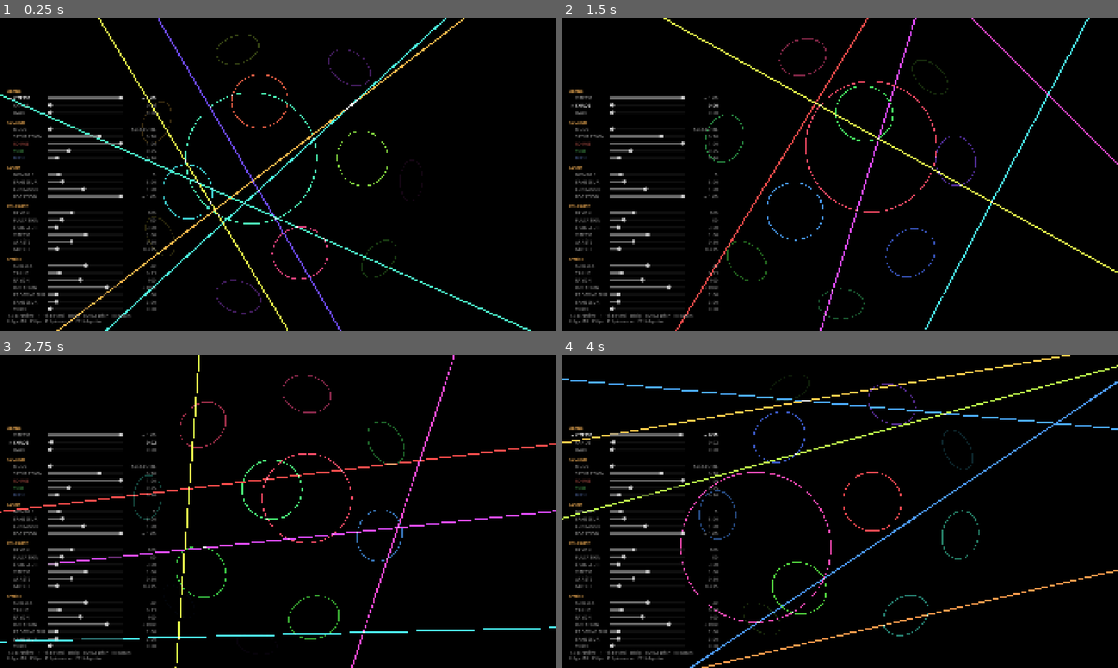
Above: before the commit, frames 1-4 (two rows, left to right).
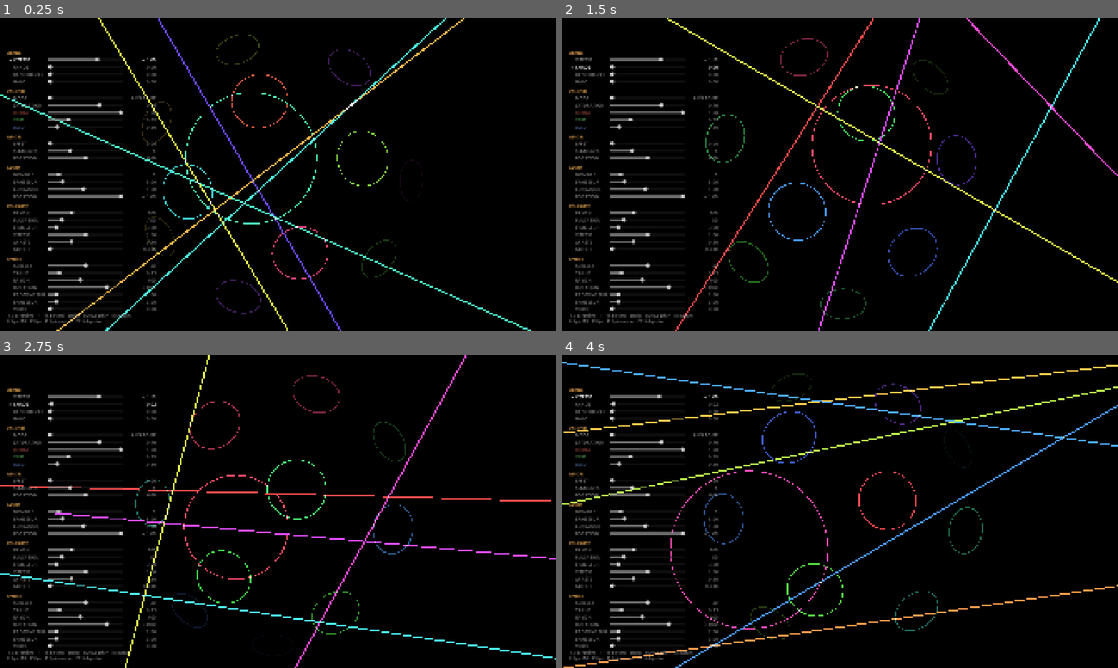
Above: after the commit, the same moments.

Repository: yo1frenchtoast/deferlante-vj
Game: Godot game, scene res://scenes/main.tscn
Same seed, same stepped clock (60 frames per second), same inputs: the game is played once before the commit and once after it.
Inputs:
- Up to frame 1 (0.25 s): no input
- Up to frame 2 (1.5 s): tap Enter at 0.5 s; hold Right 0.53-1.28 s; tap H at 0.6 s; tap Space at 0.77 s; hold Down from 1.28 s (still down); tap R at 1.35 s
- Up to frame 3 (2.75 s): tap Space at 1.52 s; release Down at 2.03 s; hold Right from 2.03 s (still down); tap H at 2.1 s
- Up to frame 4 (4 s): release Right at 2.78 s; hold Up 2.78-3.53 s; tap R at 2.85 s; tap Space at 3.02, 3.77 s; hold Left from 3.53 s (still down); tap H at 3.6 s

The runs differ from the first frame. In frame 1, 1.5% of the frame differs, in the area x 1-29%, y 10-75%; in frame 2, 5.3%; in frame 3, 6.6%; in frame 4, 7.3%, in the area x 0-100%, y 0-100%.

Commit message:
Kaléidoscope, pilote automatique, et démarrage sobre
Deux effets et deux ajustements de réglage.

Miroir : une passe plein écran replie l'image en parts symétriques, sur le
rendu déjà dessiné plutôt qu'en dupliquant la géométrie — le coût ne dépend
pas du nombre de traits. Le calque est au-dessus des visuels mais sous le
panneau, sinon les sliders seraient démultipliés eux aussi.

Randomizer : toutes les 1 à 12 secondes, un ou deux réglages sont repiochés
vers le milieu de leur plage. Vitesse, halo, saturation et couleurs lui
échappent : ce sont des décisions liées à la salle ou au morceau, pas des
variations à subir.

VITESSE repasse de -1..1 à -3..3, ce qui rend la surmultipliée perdue lors du
passage aux échelles signées. GLITCH démarre à 0 comme le halo : les effets
qui marquent s'allument à la demande.

Le générateur du module déduit désormais le menu du préfixe de l'adresse, au
lieu d'une table à tenir à jour — ajouter la section MIROIR l'avait fait
planter.

Co-Authored-By: Claude Opus 5 <noreply@anthropic.com>

Diff:
--- a/chataigne/Deferlante/module.json
+++ b/chataigne/Deferlante/module.json
@@ -2,7 +2,7 @@
   "name": "Deferlante",
   "type": "OSC",
   "path": "Software",
-  "version": "4.0.0",
+  "version": "5.0.0",
   "description": "Controle les visuels VJ Deferlante (Godot) via OSC.",
   "hasInput": true,
   "hasOutput": true,
@@ -32,8 +32,8 @@
         "Value": {
           "type": "Float",
           "ui": "slider",
-          "min": -1.0,
-          "max": 1.0,
+          "min": -3.0,
+          "max": 3.0,
           "default": 1.0,
           "mappingIndex": 0
         }
@@ -53,6 +53,20 @@
         }
       }
     },
+    "Global Randomizer": {
+      "menu": "Global",
+      "callback": "globalRandomizer",
+      "parameters": {
+        "Value": {
+          "type": "Float",
+          "ui": "slider",
+          "min": 0.0,
+          "max": 1.0,
+          "default": 0.0,
+          "mappingIndex": 0
+        }
+      }
+    },
     "Global Halo": {
       "menu": "Global",
       "callback": "globalHalo",
@@ -137,6 +151,48 @@
         }
       }
     },
+    "Miroir Effet": {
+      "menu": "Miroir",
+      "callback": "miroirEffet",
+      "parameters": {
+        "Value": {
+          "type": "Float",
+          "ui": "slider",
+          "min": 0.0,
+          "max": 1.0,
+          "default": 0.0,
+          "mappingIndex": 0
+        }
+      }
+    },
+    "Miroir Segments": {
+      "menu": "Miroir",
+      "callback": "miroirSegments",
+      "parameters": {
+        "Value": {
+          "type": "Integer",
+          "ui": "slider",
+          "min": 2.0,
+          "max": 16.0,
+          "default": 6.0,
+          "mappingIndex": 0
+        }
+      }
+    },
+    "Miroir Rotation": {
+      "menu": "Miroir",
+      "callback": "miroirRotation",
+      "parameters": {
+        "Value": {
+          "type": "Float",
+          "ui": "slider",
+          "min": -1.0,
+          "max": 1.0,
+          "default": 0.0,
+          "mappingIndex": 0
+        }
+      }
+    },
     "Lasers Nombre": {
       "menu": "Lasers",
       "callback": "lasersNombre",
@@ -272,7 +328,7 @@
           "ui": "slider",
           "min": 0.0,
           "max": 0.05,
-          "default": 0.005,
+          "default": 0.0,
           "mappingIndex": 0
         }
       }
--- a/scenes/main.tscn
+++ b/scenes/main.tscn
@@ -5,6 +5,8 @@
 [ext_resource type="Script" path="res://scripts/sphere_circles.gd" id="3_sphere"]
 [ext_resource type="Script" path="res://scripts/osc_server.gd" id="4_osc"]
 [ext_resource type="Script" path="res://scripts/control_panel.gd" id="5_panel"]
+[ext_resource type="Script" path="res://scripts/kaleidoscope.gd" id="6_kaleido"]
+[ext_resource type="Shader" path="res://shaders/kaleidoscope.gdshader" id="7_shader"]
 
 [sub_resource type="Environment" id="Environment_te0mf"]
 background_mode = 3
@@ -14,6 +16,12 @@
 glow_bloom = 0.2
 glow_blend_mode = 0
 glow_hdr_threshold = 0.5
+
+[sub_resource type="ShaderMaterial" id="ShaderMaterial_kaleido"]
+shader = ExtResource("7_shader")
+shader_parameter/amount = 0.0
+shader_parameter/segments = 6
+shader_parameter/rotation = 0.0
 
 [sub_resource type="CanvasItemMaterial" id="CanvasItemMaterial_wjtrd"]
 blend_mode = 1
@@ -34,7 +42,19 @@
 [node name="OscServer" type="Node" parent="VJController"]
 script = ExtResource("4_osc")
 
+[node name="Kaleidoscope" type="CanvasLayer" parent="VJController"]
+script = ExtResource("6_kaleido")
+
+[node name="Rect" type="ColorRect" parent="VJController/Kaleidoscope"]
+material = SubResource("ShaderMaterial_kaleido")
+anchors_preset = 15
+anchor_right = 1.0
+anchor_bottom = 1.0
+grow_horizontal = 2
+grow_vertical = 2
+
 [node name="ControlPanel" type="CanvasLayer" parent="VJController"]
+layer = 2
 script = ExtResource("5_panel")
 
 [node name="FpsLabel" type="Label" parent="VJController/ControlPanel"]
@@ -54,7 +74,7 @@
 anchor_top = 1.0
 anchor_bottom = 1.0
 offset_left = 24.0
-offset_top = -880.0
+offset_top = -980.0
 offset_right = 524.0
 offset_bottom = -24.0
 grow_vertical = 0
--- a/scripts/glitch_circle.gd
+++ b/scripts/glitch_circle.gd
@@ -15,8 +15,10 @@
 ## Nombre de segments du cercle (128 suffit visuellement, 360 était du gâchis).
 @export var segments: int = 128
 @export var line_width: float = 3.0
-## Probabilité de déclencher un glitch à chaque image (0.005 ≈ un toutes les 3 s).
-@export var glitch_chance: float = 0.005
+## Probabilité de déclencher un glitch à chaque image. À 0 par défaut, comme le
+## halo : les effets qui marquent s'allument à la demande, ils ne s'imposent pas.
+## Pour repère, 0.005 ≈ un glitch toutes les 3 s, 0.05 ≈ en continu.
+@export var glitch_chance: float = 0.0
 
 @export_group("Poursuite")
 ## Vitesse des balayages. Monter = tête nerveuse, descendre = tête posée.
--- /dev/null
+++ b/scripts/kaleidoscope.gd
@@ -0,0 +1,53 @@
+extends CanvasLayer
+
+## Passe plein écran qui replie l'image en parts symétriques.
+##
+## Elle est posée sur un calque au-dessus des visuels et en dessous du panneau de
+## réglages : les traits sont repliés, l'interface non — sinon les sliders se
+## retrouveraient eux aussi démultipliés à l'écran.
+
+@onready var rect: ColorRect = $Rect
+
+var amount: float = 0.0
+var segments: int = 6
+var spin: float = 0.0
+## Multiplicateur global de vitesse, piloté par le contrôleur.
+var speed_scale: float = 1.0
+
+var _rotation: float = 0.0
+
+
+func _ready():
+	_apply()
+
+
+func set_amount(value: float):
+	amount = value
+	_apply()
+
+
+func set_segments(value: float):
+	segments = int(value)
+	_apply()
+
+
+func set_spin(value: float):
+	spin = value
+
+
+func _apply():
+	# À 0 on éteint vraiment la passe plutôt que de la laisser tourner en
+	# identité : c'est un plein écran, autant ne pas le payer pour rien.
+	rect.visible = amount > 0.0
+	if not rect.visible:
+		return
+	var material: ShaderMaterial = rect.material
+	material.set_shader_parameter("amount", amount)
+	material.set_shader_parameter("segments", segments)
+
+
+func _process(delta: float):
+	if not rect.visible or spin == 0.0:
+		return
+	_rotation += delta * spin * speed_scale
+	rect.material.set_shader_parameter("rotation", _rotation)
--- a/scripts/vj_controller.gd
+++ b/scripts/vj_controller.gd
@@ -16,6 +16,7 @@
 @onready var world_env: WorldEnvironment = get_parent()
 @onready var circle: Line2D = $GlitchCircle
 @onready var sphere: Node2D = $SphereCircles
+@onready var kaleido: CanvasLayer = $Kaleidoscope
 @onready var panel: CanvasLayer = $ControlPanel
 @onready var osc: Node = $OscServer
 
@@ -36,6 +37,10 @@
 ## valeur initiale de ROUGE ferait basculer le projet en manuel dès le démarrage.
 var _initializing: bool = true
 
+# Pilote automatique : 0 = éteint, 1 = un changement par seconde environ.
+var _randomizer: float = 0.0
+var _next_roll: float = 0.0
+
 
 func _ready():
 	_build_params()
@@ -61,8 +66,9 @@
 ## qu'on peut reformuler sans rien casser côté console.
 func _build_params():
 	_section("GLOBAL")
-	_fn("global/vitesse", "VITESSE", -1, 1, 0.05, 1.0, _set_speed, true)
+	_fn("global/vitesse", "VITESSE", -3, 3, 0.05, 1.0, _set_speed, true)
 	_fn("global/chaos", "CHAOS", 0, 1, 0.02, 0.0, _set_chaos)
+	_fn("global/randomizer", "RANDOMIZER", 0, 1, 0.02, 0.0, _set_randomizer).randomizable = false
 	_fn("global/halo", "HALO", 0, 2, 0.05, default_glow, _set_glow)
 
 	_section("COULEUR")
@@ -73,6 +79,11 @@
 	_fn("couleur/vert", "VERT", 0, 1, 0.02, 0.25, _set_channel.bind(1)).tint = Color(0.45, 1, 0.5)
 	_fn("couleur/bleu", "BLEU", 0, 1, 0.02, 0.1, _set_channel.bind(2)).tint = Color(0.5, 0.65, 1)
 
+	_section("MIROIR")
+	_fn("miroir/effet", "EFFET", 0, 1, 0.02, 0.0, kaleido.set_amount)
+	_fn("miroir/segments", "SEGMENTS", 2, 16, 1, 6.0, kaleido.set_segments)
+	_fn("miroir/rotation", "ROTATION", -1, 1, 0.02, 0.0, kaleido.set_spin, true)
+
 	_section("LASERS")
 	_fn("lasers/nombre", "NOMBRE", 0, 40, 1, laser_count, _set_laser_count)
 	_fn("lasers/epaisseur", "ÉPAISSEUR", 1, 24, 0.5, 5.0, _set_laser_width)
@@ -86,7 +97,7 @@
 	_fn("poursuite/epaisseur", "ÉPAISSEUR", 1, 24, 0.5, 3.0, func(v): circle.set_line_width(v))
 	_prop("poursuite/vitesse", "VITESSE", 0, 2, 0.05, 1.0, circle, "seek_speed")
 	_prop("poursuite/arrets", "ARRÊTS", 0, 3, 0.05, 0.9, circle, "hold_time")
-	_prop("poursuite/glitch", "GLITCH", 0, 0.05, 0.001, 0.005, circle, "glitch_chance")
+	_prop("poursuite/glitch", "GLITCH", 0, 0.05, 0.001, 0.0, circle, "glitch_chance")
 
 	_section("SPHÈRE")
 	_prop("sphere/cercles", "CERCLES", 0, 80, 1, 40.0, sphere, "circle_count")
@@ -97,6 +108,12 @@
 	_prop("sphere/epaisseur", "ÉPAISSEUR", 1, 24, 0.5, 3.0, sphere, "line_width")
 	_prop("sphere/verre", "VERRE", 0, 1, 0.02, 0.0, sphere, "back_dim")
 
+	# Hors de portée du pilote automatique : le tempo, le halo et les couleurs
+	# relèvent d'une décision (la salle, le morceau), pas d'une variation.
+	for slug in ["global/vitesse", "global/halo", "couleur/saturation",
+			"couleur/mode", "couleur/rouge", "couleur/vert", "couleur/bleu"]:
+		param(slug).randomizable = false
+
 
 var _current_section: String = ""
 
@@ -124,6 +141,14 @@
 	return p
 
 
+## Retrouve un réglage par son adresse.
+func param(slug: String) -> VJParam:
+	for p in params:
+		if p.slug == slug:
+			return p
+	return null
+
+
 func _append(p: VJParam):
 	p.section = _current_section
 	params.append(p)
@@ -133,8 +158,53 @@
 	v_speed = value
 	circle.speed_scale = value
 	sphere.speed_scale = value
+	kaleido.speed_scale = value
 	for l in lasers:
 		l.speed_scale = value
+
+
+## Pilote automatique. Il ne remplace pas la main sur les sliders : il pioche un
+## ou deux réglages et les repose ailleurs, à un rythme qui dépend de sa valeur.
+func _set_randomizer(value: float):
+	_randomizer = value
+	_next_roll = _interval()
+
+
+func _interval() -> float:
+	return lerpf(12.0, 1.0, _randomizer)
+
+
+func _process(delta: float):
+	if _randomizer <= 0.0:
+		return
+	_next_roll -= delta
+	if _next_roll > 0.0:
+		return
+	_next_roll = _interval()
+	_roll()
+
+
+func _roll():
+	var candidats: Array[VJParam] = []
+	for p in params:
+		if p.randomizable:
+			candidats.append(p)
+	if candidats.is_empty():
+		return
+
+	# Un ou deux réglages à la fois : au-delà, ça ne se lit plus comme un geste
+	# mais comme une panne.
+	for i in range(randi_range(1, 2)):
+		var p: VJParam = candidats.pick_random()
+		# Moyenne de deux tirages : les valeurs se groupent vers le milieu de la
+		# plage, donc on évite les extrêmes qui vident l'écran ou le saturent.
+		var t := (randf() + randf()) * 0.5
+		p.set_value(lerpf(p.min_value, p.max_value, t))
+
+	# De temps en temps, un coup de neuf sur les couleurs — mais seulement si
+	# elles sont en aléatoire, sinon on écraserait un choix manuel.
+	if palette.mode == Palette.RANDOM and randf() < 0.25:
+		_randomize_all()
 
 
 func _set_chaos(value: float):
--- a/scripts/vj_param.gd
+++ b/scripts/vj_param.gd
@@ -31,6 +31,10 @@
 var choices: PackedStringArray = []
 ## Teinte du libellé à l'écran. Transparent = couleur par défaut du thème.
 var tint: Color = Color(0, 0, 0, 0)
+## Le pilote automatique a-t-il le droit de toucher à ce réglage ? On exclut ce
+## qui relève d'un choix de salle (halo, saturation) ou du tempo (vitesse) :
+## ce sont des décisions, pas des variations.
+var randomizable: bool = true
 
 var _apply: Callable
 
--- /dev/null
+++ b/shaders/kaleidoscope.gdshader
@@ -0,0 +1,41 @@
+shader_type canvas_item;
+
+// Kaléidoscope : l'écran est découpé en parts égales autour du centre, et chaque
+// part rejoue la même portion d'image, une fois sur deux en miroir. C'est
+// exactement ce que produisent les miroirs d'un vrai kaléidoscope.
+//
+// L'effet relit l'image déjà dessinée au lieu de dupliquer la géométrie : le coût
+// est celui d'une passe plein écran, quel que soit le nombre de traits à l'écran.
+
+uniform sampler2D ecran : hint_screen_texture, filter_linear;
+uniform float amount : hint_range(0.0, 1.0) = 0.0;
+uniform int segments : hint_range(2, 16) = 6;
+uniform float rotation = 0.0;
+
+void fragment() {
+	vec2 uv = SCREEN_UV;
+
+	// Le repli se calcule en coordonnées carrées : sur un écran 16:9, travailler
+	// directement en UV étirerait les parts et casserait la symétrie.
+	float aspect = SCREEN_PIXEL_SIZE.y / SCREEN_PIXEL_SIZE.x;
+	vec2 centre = uv - 0.5;
+	centre.x *= aspect;
+
+	float angle = atan(centre.y, centre.x) + rotation;
+	float rayon = length(centre);
+
+	float part = TAU / float(segments);
+	angle = mod(angle, part);
+	// Le repli en miroir à l'intérieur de la part : c'est lui qui donne les
+	// symétries, un simple modulo ne ferait que répéter le motif en rotation.
+	angle = abs(angle - part * 0.5);
+
+	vec2 replie = vec2(cos(angle), sin(angle)) * rayon;
+	replie.x /= aspect;
+	replie += 0.5;
+
+	// `amount` fond progressivement entre l'image d'origine et l'image repliée,
+	// ce qui permet d'ouvrir et de refermer l'effet en douceur pendant un set.
+	vec2 finale = mix(uv, clamp(replie, vec2(0.0), vec2(1.0)), amount);
+	COLOR = texture(ecran, finale);
+}
Not shown, added: scripts/kaleidoscope.gd.uid
Not shown, added: shaders/kaleidoscope.gdshader.uid
Not shown, changed: README.md
Not shown, changed: chataigne/Deferlante/deferlante.js
Not shown, changed: tools/build_chataigne_module.py
